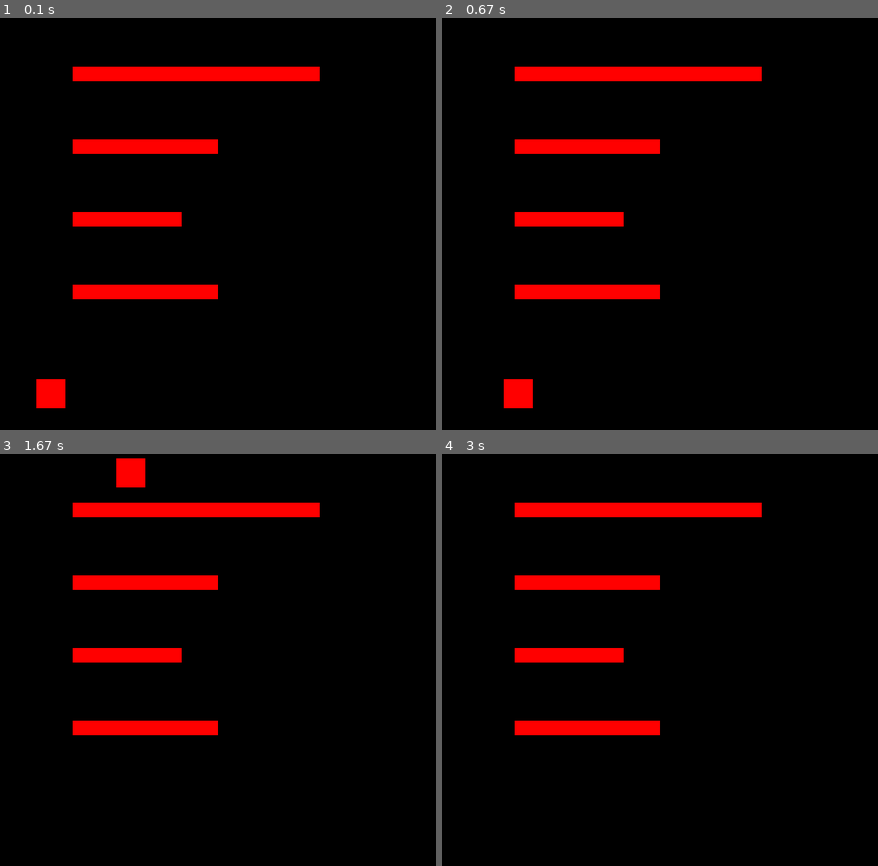
Above: before the commit, frames 1-4 (two rows, left to right).
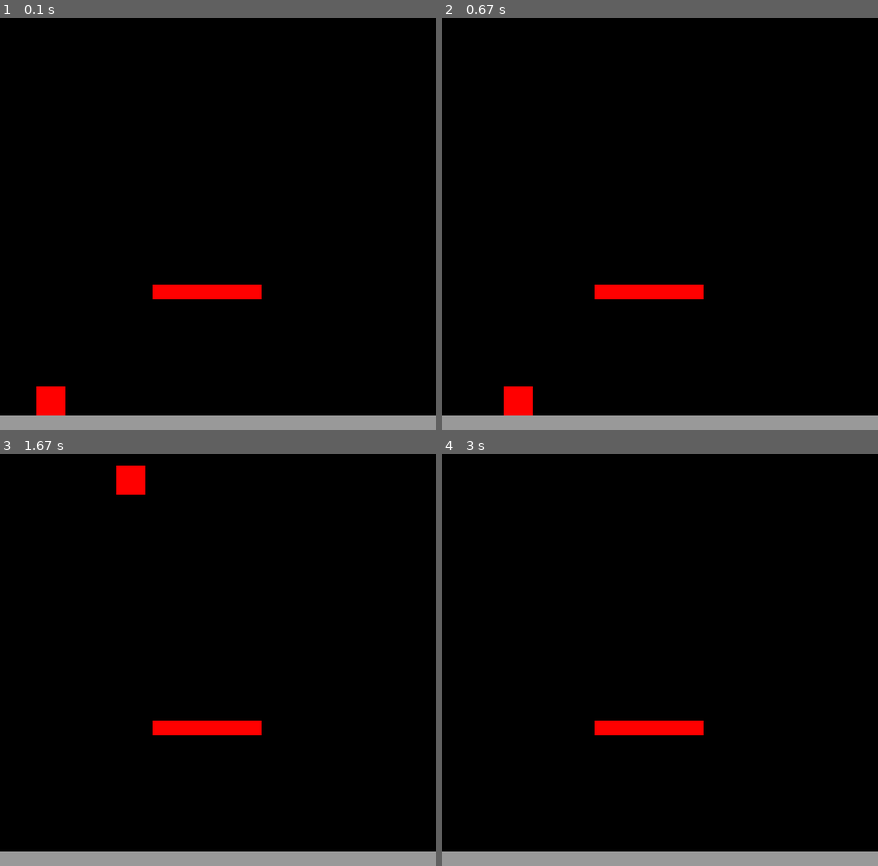
Above: after the commit, the same moments.

Repository: RobertNeuzil/game
Game: pygame game, started from personal/personalgame.py
The game is run twice, just before and just after one commit, with the same random seed, the same clock (stepped at 60 frames per second) and the same inputs.
Inputs:
- Up to frame 1 (0.1 s): no input
- Up to frame 2 (0.67 s): hold Right from 0.33 s (still down)
- Up to frame 3 (1.67 s): release Right at 0.8 s; hold Up 0.83-1.13 s; tap Space at 0.9, 1.23, 1.53 s; hold Right 1.17-1.63 s
- Up to frame 4 (3 s): no input

The runs differ from the first frame. In frame 1, 8.8% of the frame differs, in the area x 0-100%, y 11-100%; in frame 2, 8.8%; in frame 3, 8.8%; in frame 4, 8.6%.

Commit message:
added rects to create scene

Diff:
--- a/personal/personalgame.py
+++ b/personal/personalgame.py
@@ -11,6 +11,7 @@
 height = 40
 red = (255, 0, 0)
 black = (0, 0, 0)
+gray60 = (153, 153, 153)
 jumping = False
 
 class rects():
@@ -22,14 +23,15 @@
 		self.jumpcount = 10
 	def create(self):
 		pygame.draw.rect(window, red, (self.x, self.y, self.width, self.height))
+	def create_ground(self):
+		pygame.draw.rect(window, gray60, (self.x, self.y, self.width, self.height))
 
 
-square_one = rects(50, 530, 40, 40)
-square_two = rects(100, 200, 200, 20)
-square_three = rects(100, 300, 150, 20)
-square_four = rects(100, 100, 340, 20)
-square_five = rects(100, 400, 200, 20)
-square_six = rects(60, 300, 150, 20)
+square_one = rects(50, 580 - height, 40, 40)
+square_two = rects(210, 400, 150, 20)
+square_three  = rects(0, 580, 600, 20)
+
+
 
 def draw():
 
@@ -37,9 +39,7 @@
 	window.fill(black)
 	square_one.create()
 	square_two.create()
-	square_three.create()
-	square_four.create()
-	square_five.create()
+	square_three.create_ground()
 	pygame.display.update()
 
 
